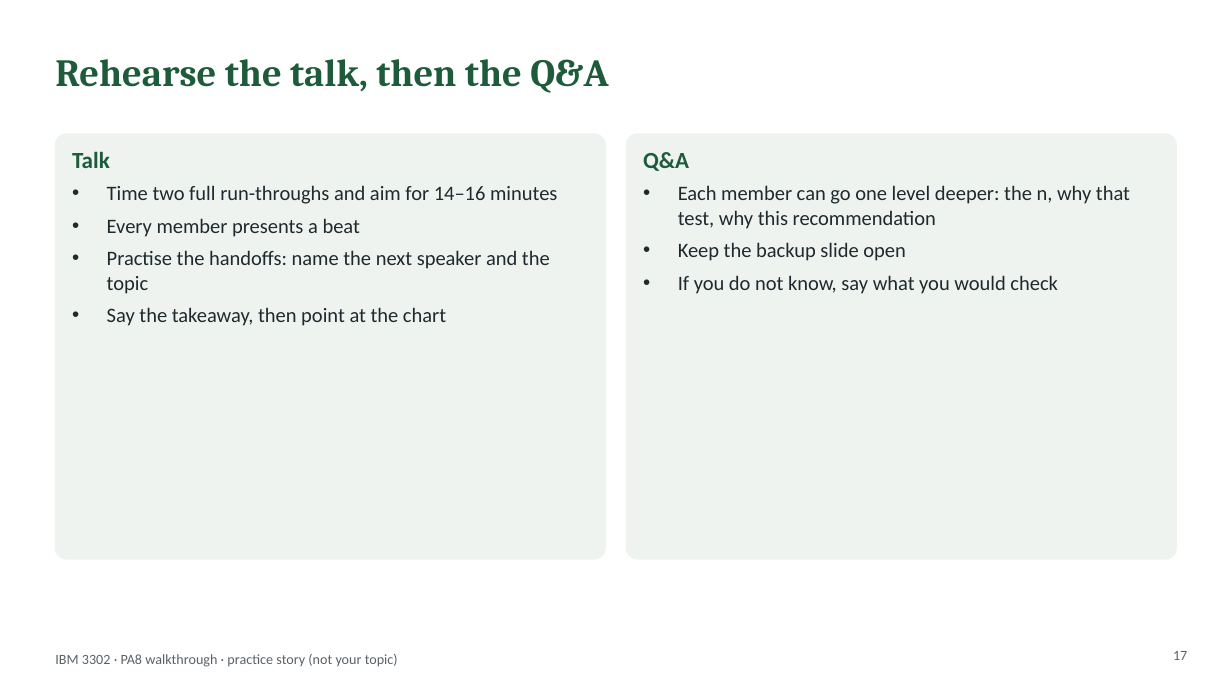
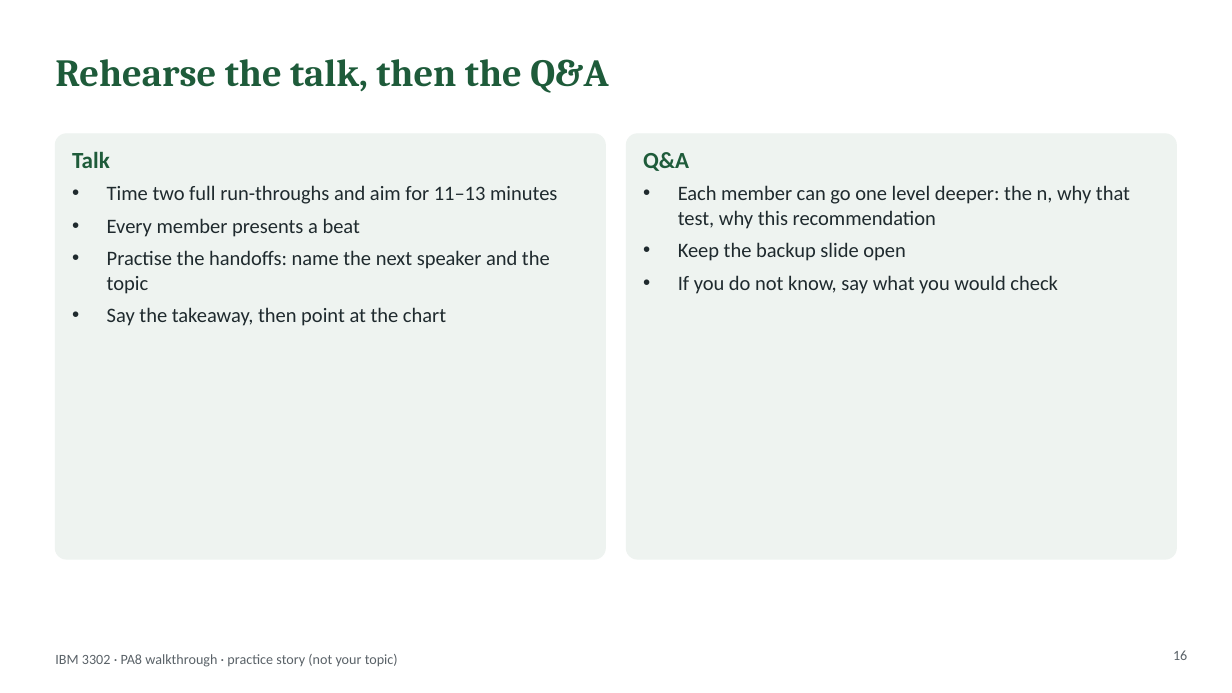
Before and after one commit to lyf718718/mktg-research-sim, a slide deck: slide 16 of hub/files/PA8_Presentation_Walkthrough.pptx (slide 17 before the commit). Drawn at 1232x693 pixels with LibreOffice and Linux fonts; fonts in the diff are those of the drawing. Boxes give left, top, right and bottom in pixels: in the first picture for what was removed or moved away, otherwise in the second. Text is boxed around its words. In the diff, an @@ line names an element or a change of style, - is before the commit and + after.

```diff
--- a/hub/files/PA8_Presentation_Walkthrough.pptx
+++ b/hub/files/PA8_Presentation_Walkthrough.pptx
@@ text at <box>107,185,557,204</box>: text changed @@
-• Time two full run-throughs and aim for 14–16 minutes
+• Time two full run-throughs and aim for 11–13 minutes
@@ page number at <box>1173,650,1187,660</box>: text changed @@
-17
+16
```
Also in this commit, not shown: 4 other slides changed, 1 slide removed, 15 other files.
